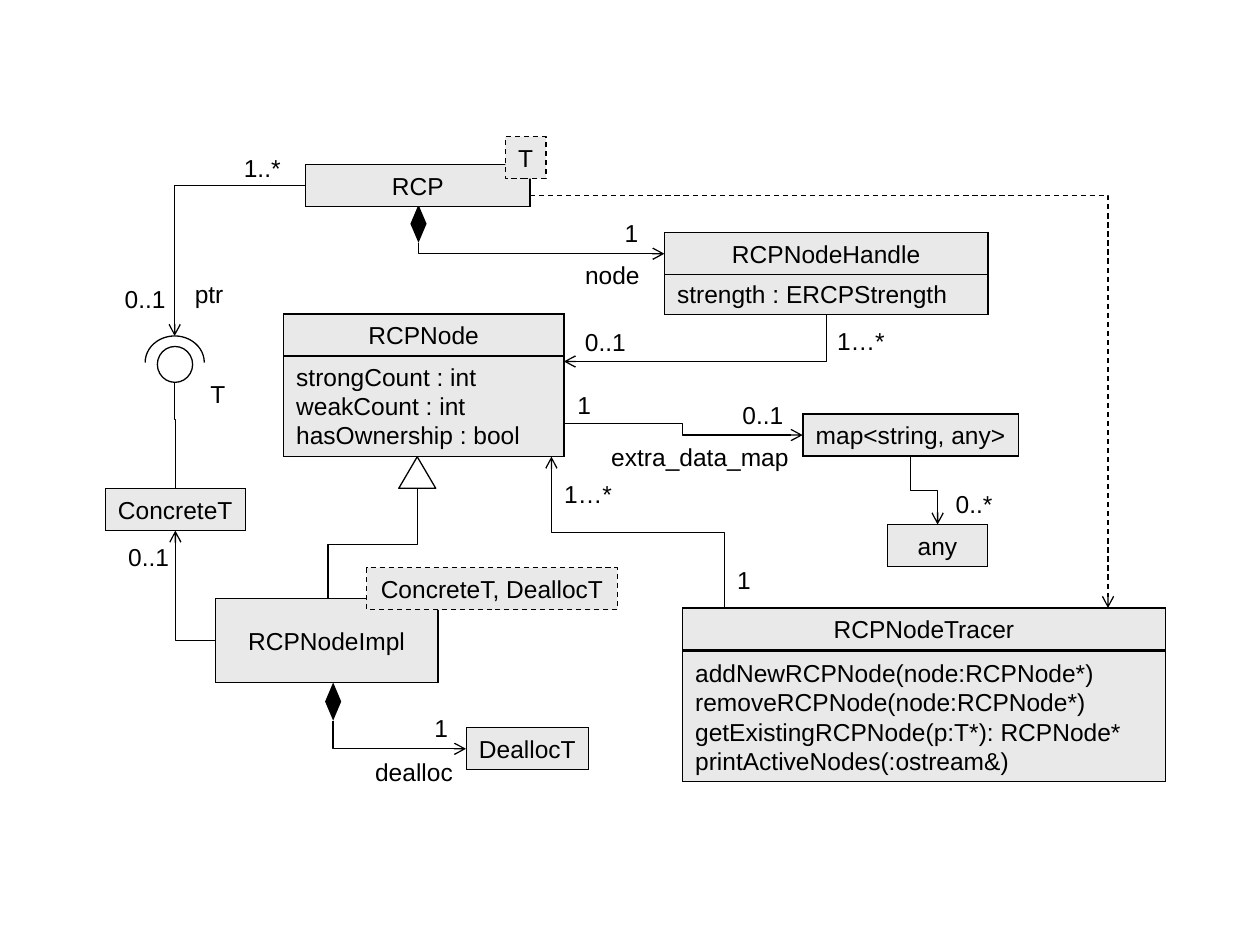
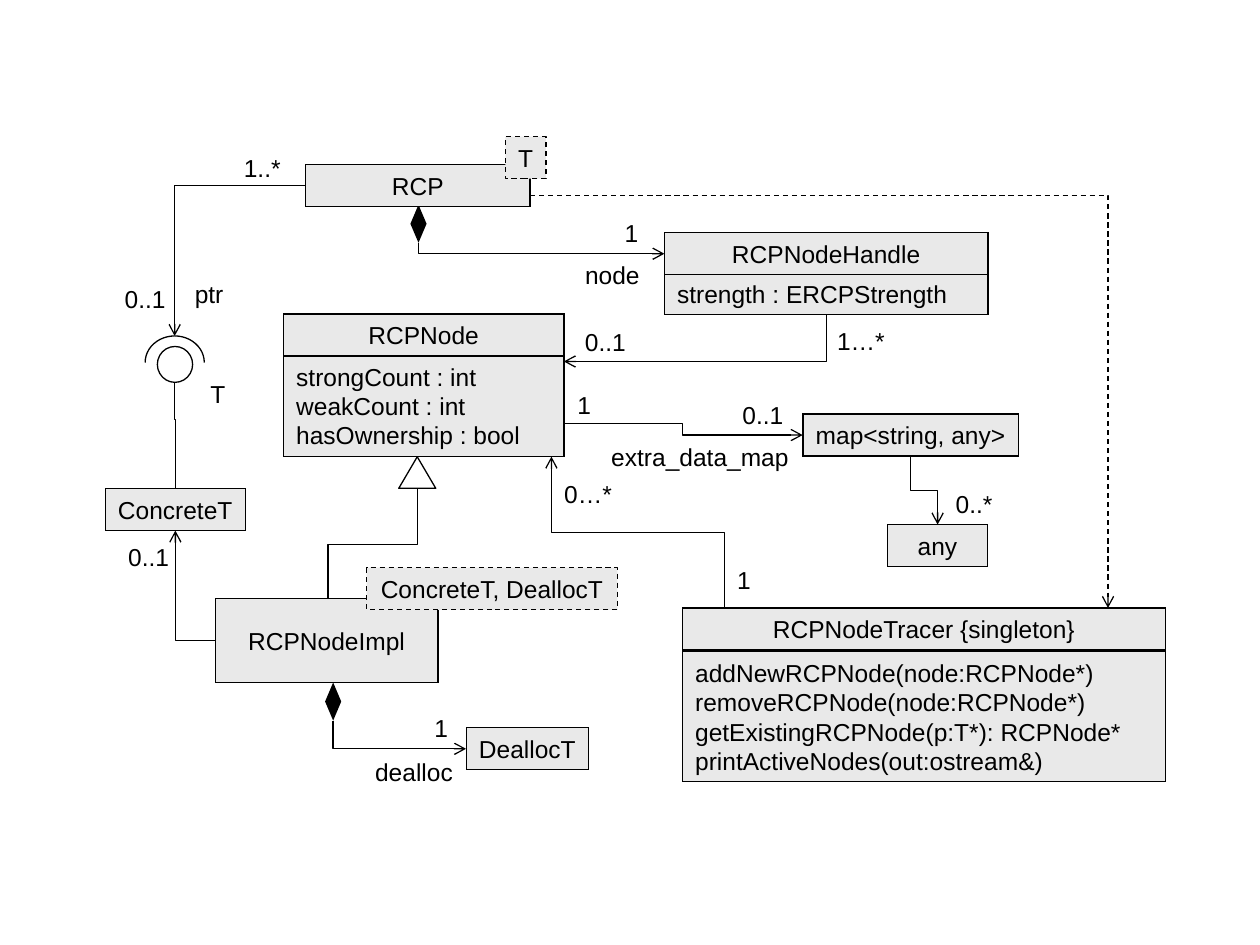
Before and after one commit to bartlettroscoe/TeuchosMMDocs, a slide deck: slide 1 of memory_management_report/TeuchosRCPDesign.ppt. Drawn at 1260x945 pixels with LibreOffice and Linux fonts; fonts in the diff are those of the drawing. Boxes give left, top, right and bottom in pixels: in the first picture for what was removed or moved away, otherwise in the second. Text is boxed around its words. In the diff, an @@ line names an element or a change of style, - is before the commit and + after.

```diff
--- a/memory_management_report/TeuchosRCPDesign.ppt
+++ b/memory_management_report/TeuchosRCPDesign.ppt
@@ text at (564, 486, 612, 504): text changed @@
-1…*
+0…*
@@ text in rectangle at (773, 620, 1075, 643): text changed @@
-RCPNodeTracer
+RCPNodeTracer {singleton}
@@ text in rectangle at (695, 752, 1043, 775): text changed @@
-printActiveNodes(:ostream&)
+printActiveNodes(out:ostream&)
```
Also in this commit, not shown: 7 other files.
